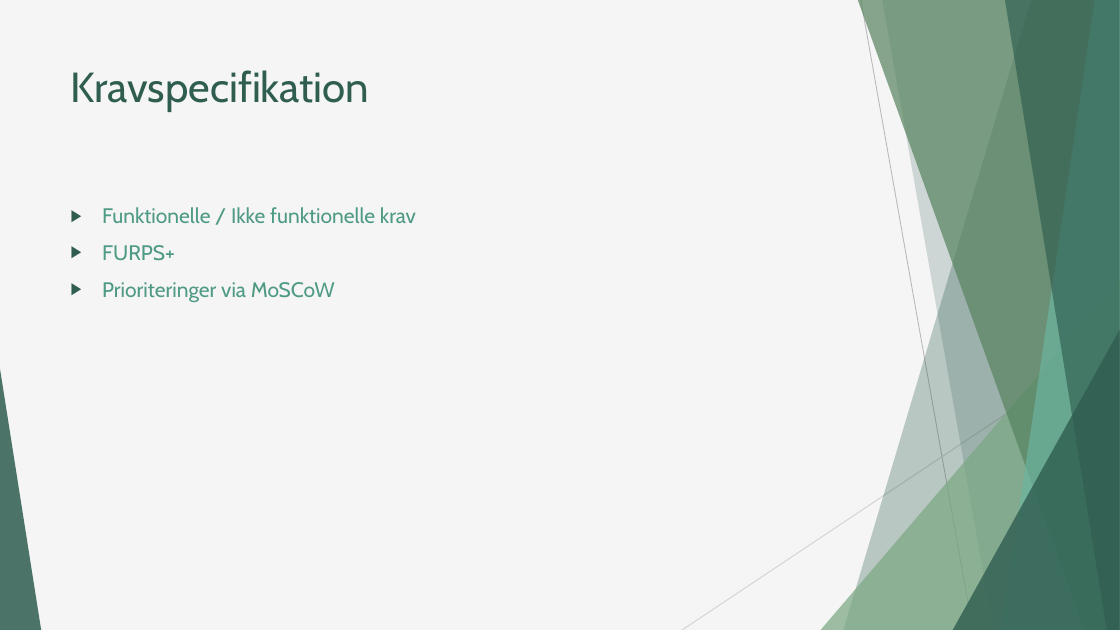
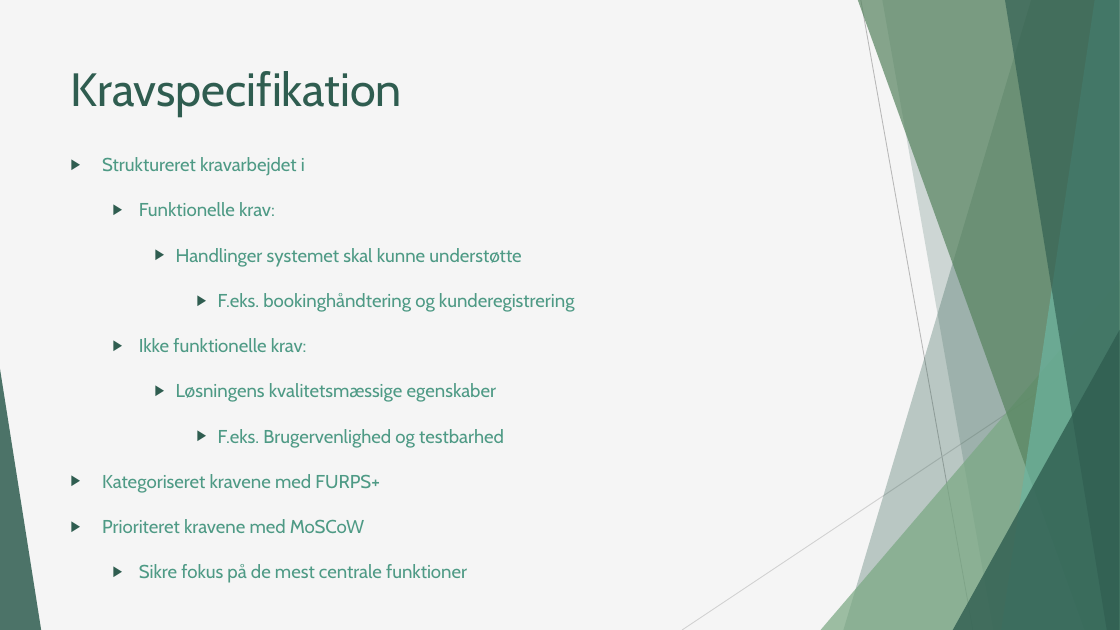
Before and after one commit to hiha76740/SecondSemesterEksamensProjekt, a slide deck: slide 8 of Dokumenter/Powerpoint.pptx (slide 5 before the commit). Drawn at 1120x630 pixels with LibreOffice and Linux fonts; fonts in the diff are those of the drawing. Boxes give left, top, right and bottom in pixels: in the first picture for what was removed or moved away, otherwise in the second. Text is boxed around its words. In the diff, an @@ line names an element or a change of style, - is before the commit and + after.

```diff
--- a/Dokumenter/Powerpoint.pptx
+++ b/Dokumenter/Powerpoint.pptx
@@ title "Kravspecifikation" at [71,71,402,118]: size 36 to 40 pt @@
@@ text at [102,157,575,583]: text changed; size 18 to 16 pt @@
-▶ Funktionelle / Ikke funktionelle krav
-▶ FURPS+
-▶ Prioriteringer via MoSCoW
+▶ Struktureret kravarbejdet i
+  ▶ Funktionelle krav:
+    ▶ Handlinger systemet skal kunne understøtte
+      ▶ F.eks. bookinghåndtering og kunderegistrering
+  ▶ Ikke funktionelle krav:
+    ▶ Løsningens kvalitetsmæssige egenskaber
+      ▶ F.eks. Brugervenlighed og testbarhed
+▶ Kategoriseret kravene med FURPS+
+▶ Prioriteret kravene med MoSCoW
+  ▶ Sikre fokus på de mest centrale funktioner
```
Also in this commit, not shown: 4 other slides changed, 6 slides added, 2 slides removed.
